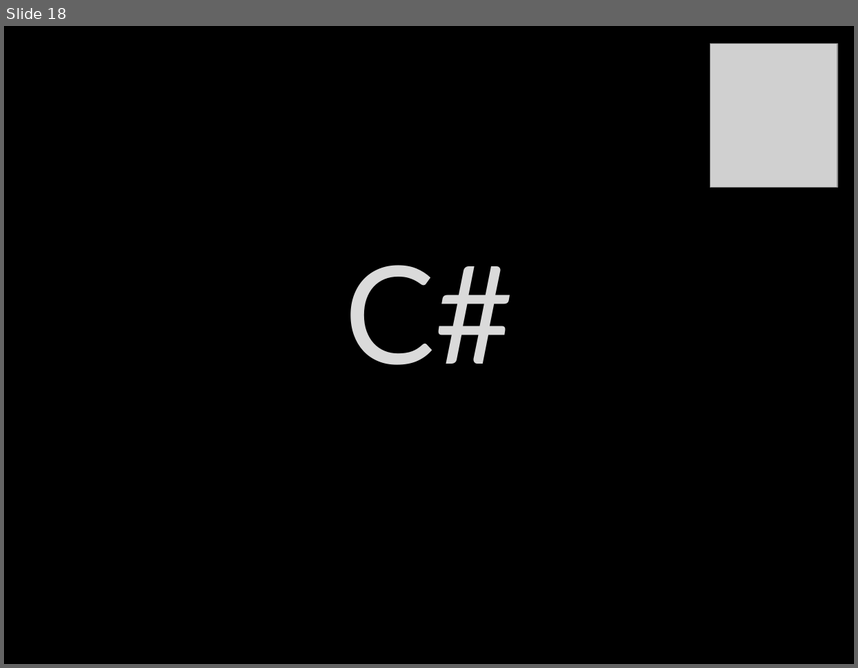
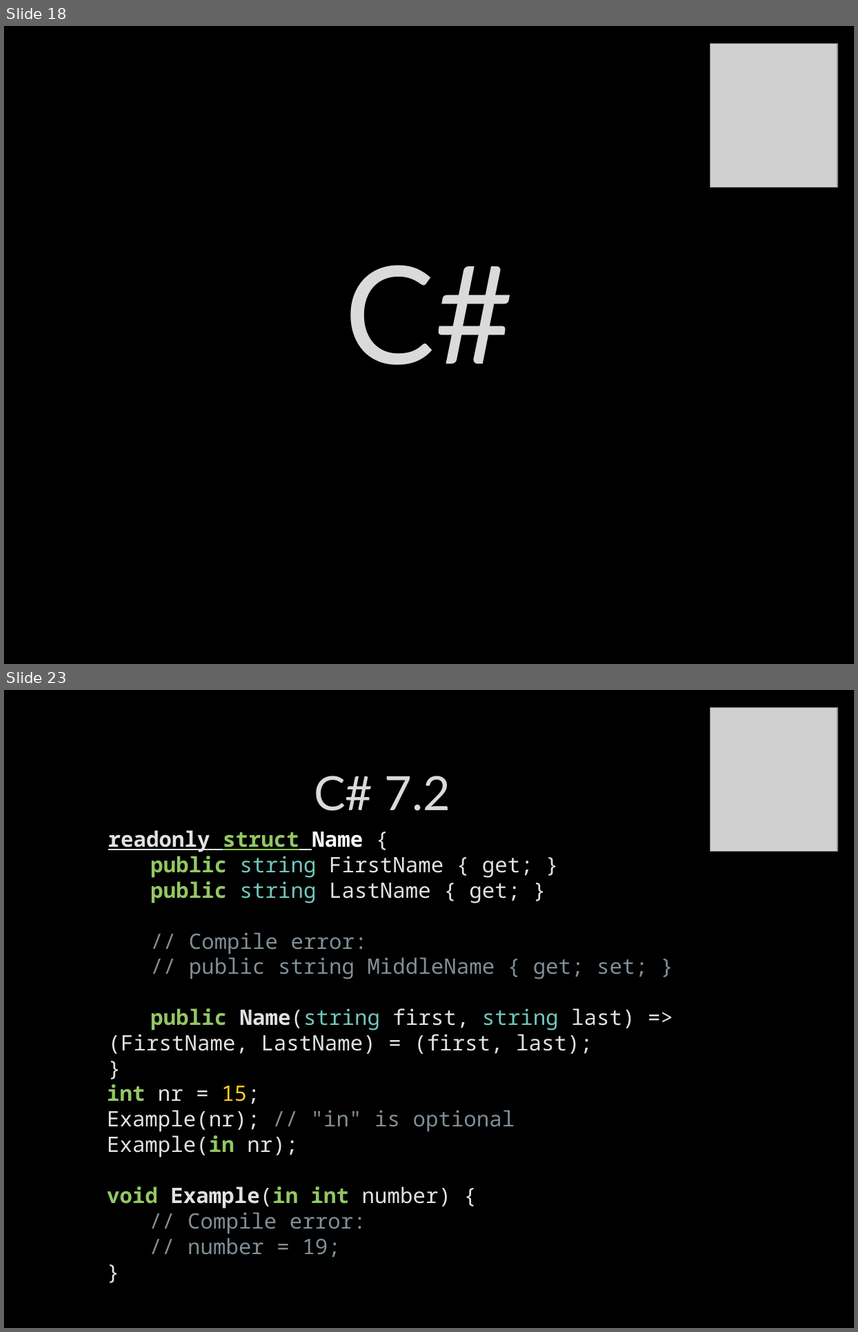
Before and after one commit to itenium-be/CSharp-JavaScript-New-Features, a slide deck: Slides.pptx. Shown one above the other, each under a label of ours: slide 18 before the commit, slides 18 and 23 after it; the slides between them are not shown. The pictures are 858x668 and 858x1332 pixels, drawn with LibreOffice and Linux fonts; fonts in the diff are those of the drawing; grey boxes stand for pictures; background and template pictures are left out. Boxes give left, top, right and bottom in pixels: in the first picture for what was removed or moved away, otherwise in the second. Text is boxed around its words. In the diff, an @@ line names an element or a change of style, - is before the commit and + after.

```diff
--- a/Slides.pptx
+++ b/Slides.pptx
@@ slide 23 added at (4,690,854,1328), background picture (left out) @@
@@ picture added at (711,708,838,851) @@
@@ title added at (314,776,450,811), 40 pt, text #DADADA @@
+C# 7.2
@@ text added at (108,830,648,1054), 18 pt, text #E0E2E4 @@
+readonly struct Name {
+public string FirstName { get; }
+public string LastName { get; }
+// Compile error:
+// public string MiddleName { get; set; }
+public Name(string first, string last) => (FirstName, LastName) = (first, last);
+}
@@ text added at (107,1084,515,1257), 18 pt, text #E0E2E4 @@
+int nr = 15;
+Example(nr); // "in" is optional
+Example(in nr);
+void Example(in int number) {
+// Compile error:
+// number = 19;
+}
```
Also in this commit, not shown: 2 slides changed, 15 other slides added, 2 slides removed, 4 other files.
